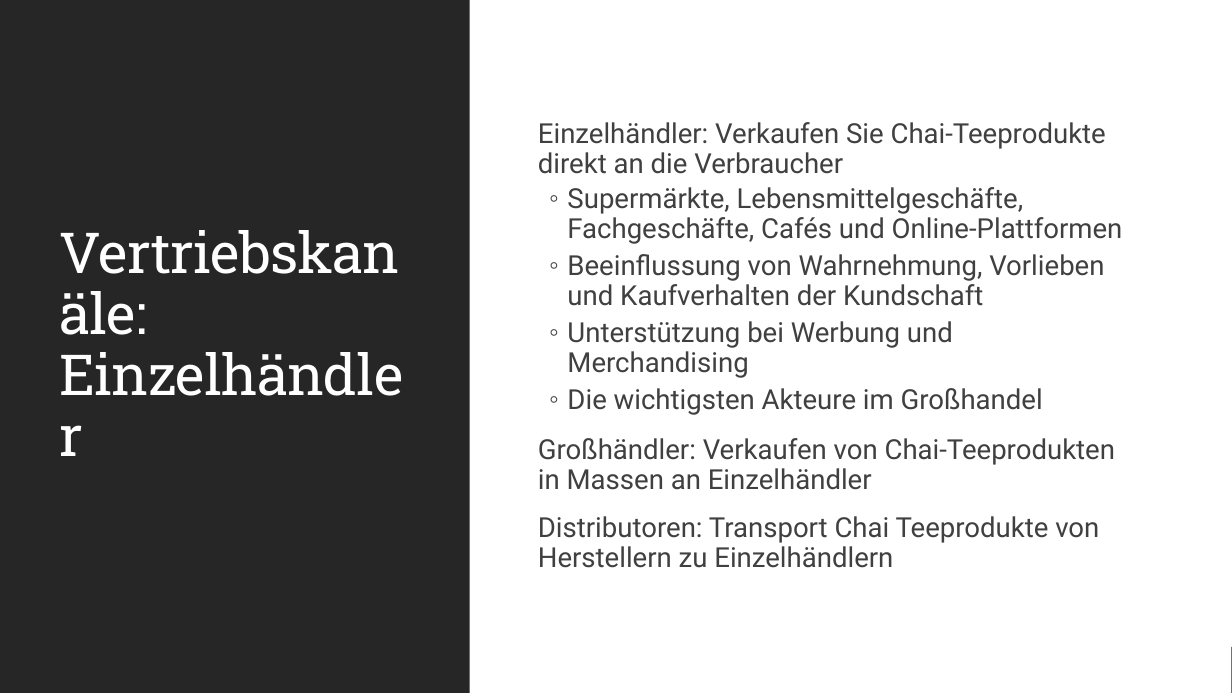
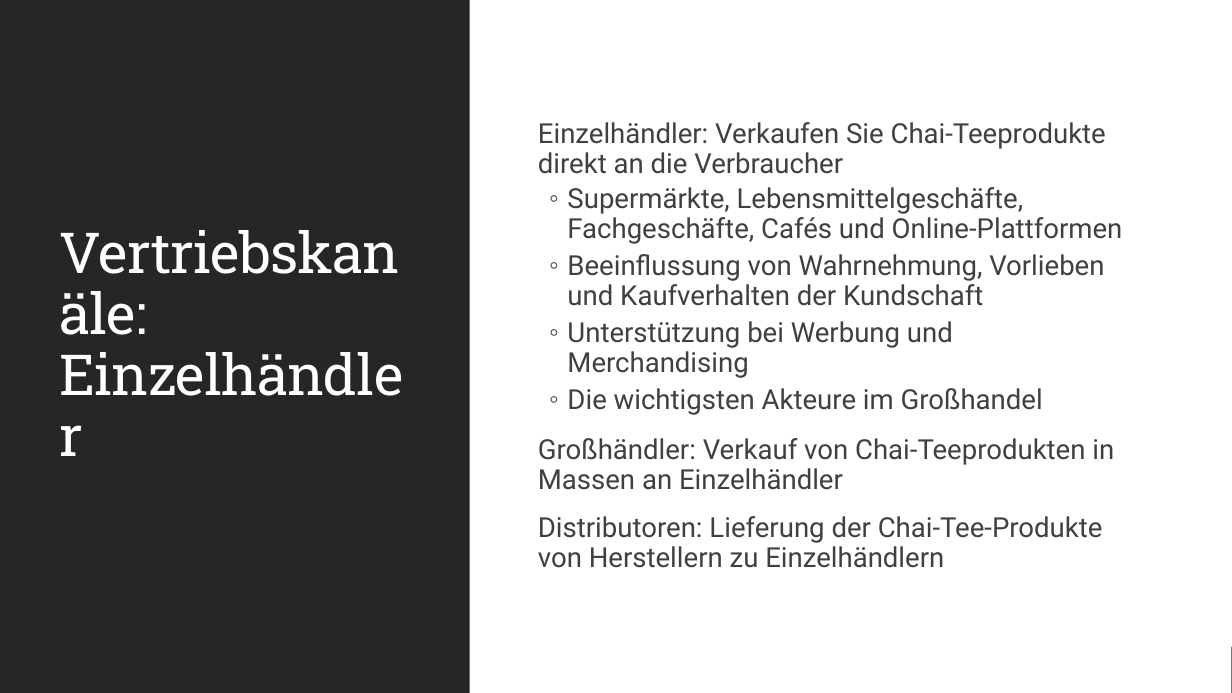
Before and after one commit to MicrosoftLearning/MS-4004-Empower-workforce-copilot-use-cases.de-de, a slide deck: slide 8 of ResourceFiles/Mystic Spice Premium Chai Market Analysis Presentation.pptx. Drawn at 1232x693 pixels with LibreOffice and Linux fonts; fonts in the diff are those of the drawing. Boxes give left, top, right and bottom in pixels: in the first picture for what was removed or moved away, otherwise in the second. Text is boxed around its words. In the diff, an @@ line names an element or a change of style, - is before the commit and + after.

```diff
--- a/ResourceFiles/Mystic Spice Premium Chai Market Analysis Presentation.pptx
+++ b/ResourceFiles/Mystic Spice Premium Chai Market Analysis Presentation.pptx
@@ text at (538, 438, 1114, 568): text changed @@
-  Großhändler: Verkaufen von Chai-Teeprodukten in Massen an Einzelhändler
-  Distributoren: Transport Chai Teeprodukte von Herstellern zu Einzelhändlern
+  Großhändler: Verkauf von Chai-Teeprodukten in Massen an Einzelhändler
+  Distributoren: Lieferung der Chai-Tee-Produkte von Herstellern zu Einzelhändlern
```
Also in this commit, not shown: 6 other slides changed, 29 other files.
